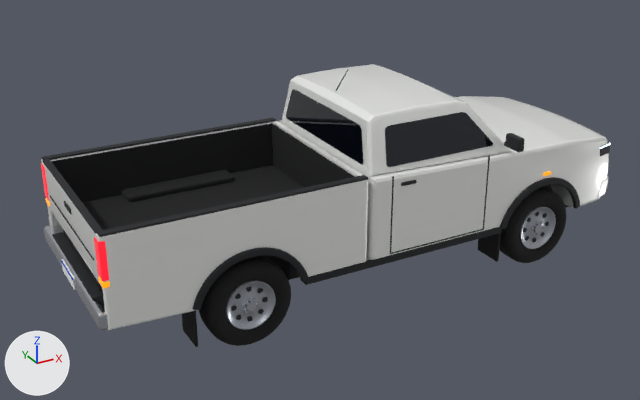
Before and after pictures for a commit that changed the glTF model public/models/hilux.glb.
Camera for both pictures: a 50 mm lens placed at (-4.12, -6.73, 4.14), pointed at (-0.4, 0.03, 0.76). The lights are fixed; the arrows at lower left show +X, +Y and +Z. The first picture is the older version. Where no turn or scale is listed for an object, it has been applied to the vertices. Vertices at exactly the same position are counted once.

The first picture shows 'aco', 'assoalho', 'borracha', 'cromado', 'forro', 'lanterna', 'pintura', 'plastico', 'vidro' and 2 more.
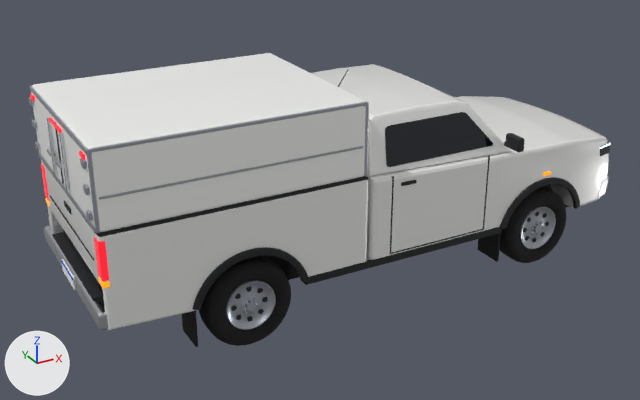
Where the newer file only moved an object's origin or applied its transform, the numbers keep the older frame.

Boxes [x1, y1, x2, y2] around the edits, measured in the pictures (640 x 400 px):
'bau', added
    after: [31, 53, 366, 232]
'plastico', reshaped
    before: [42, 118, 580, 322]
    after: [42, 122, 580, 322]
'aco', reshaped, moved, rescaled
    before: [225, 206, 556, 330]
    after: [29, 85, 556, 330]
'cromado', reshaped
    before: [44, 221, 544, 330]
    after: [44, 118, 544, 330]
'lanterna', reshaped (16% wider, 58% taller)
    before: [41, 163, 109, 281]
    after: [30, 94, 109, 281]
part 1 of me_mesh_3, added
    after: [55, 122, 64, 184]
part 2 of me_mesh_3, added
    after: [96, 176, 366, 236]
part 3 of me_mesh_7, added
    after: [59, 132, 69, 191]
part 4 of me_mesh_7, added
    after: [56, 160, 64, 169]
part 5 of me_mesh_7, added
    after: [47, 118, 57, 174]
part 6 of me_mesh_7, added
    after: [47, 148, 56, 156]
part 7 of me_mesh_10, added
    after: [29, 85, 369, 330]
part 8 of me_mesh_12, added
    after: [49, 117, 62, 133]
'forro', unchanged, covered by the edit
    before: [51, 123, 355, 260]
    after: [244, 256, 258, 260]

Patch to the scene script:
```diff
--- a/public/models/hilux.glb.py
+++ b/public/models/hilux.glb.py
@@ me_mesh_3 @@
-me_mesh_3.from_pydata(...)  # 5312 vertices, 10420 faces; spans x -2.66..2.66, y -1.07..1.07, z -0.63..0.63
+me_mesh_3.from_pydata(...)  # 5488 vertices, 10764 faces; spans x -2.66..2.66, y -1.07..1.07, z -0.63..1.08
+# me_mesh_3 part 1: a new loose piece, a box spanning x -2.6491..-2.641, y -0.0059..0.0059, z 0.5706..1.0835, in mat_plastico (black #1a1c20)
+# me_mesh_3 part 2: a new loose piece of 168 vertices spanning x -2.63..-0.35, y -0.9..0.9, z 0.48..0.51, in mat_plastico (black #1a1c20)
+# other edits to the shape of me_mesh_3 do not show in these pictures
 me_mesh_3.materials.append(mat_plastico)
@@ me_mesh_7 @@
-me_mesh_7.from_pydata(...)  # 746 vertices, 1360 faces; spans x -2.68..2.68, y -0.89..0.89, z -0.39..0.39
+me_mesh_7.from_pydata(...)  # 1418 vertices, 2688 faces; spans x -2.69..2.68, y -0.89..0.89, z -0.39..1.2
+# me_mesh_7 part 3: a new loose piece of 168 vertices spanning x -2.66..-2.63, y -0.21..-0.19, z 0.73..1.2, in mat_cromado (light grey #d5d9e0)
+# me_mesh_7 part 4: a new loose piece of 168 vertices spanning x -2.69..-2.64, y -0.21..-0.09, z 0.92..0.95, in mat_cromado (light grey #d5d9e0)
+# me_mesh_7 part 5: a new loose piece of 168 vertices spanning x -2.66..-2.63, y 0.19..0.21, z 0.73..1.2, in mat_cromado (light grey #d5d9e0)
+# me_mesh_7 part 6: a new loose piece of 168 vertices spanning x -2.69..-2.64, y 0.09..0.21, z 0.92..0.95, in mat_cromado (light grey #d5d9e0)
+# other edits to the shape of me_mesh_7 do not show in these pictures
 me_mesh_7.materials.append(mat_cromado)
@@ me_mesh_10 @@
 # used by ob_aco; parent = ob_toyota_hilux_cabine_simples; location = (0.0347, 0.0, 0.39); scale = (2.46, 2.46, 2.46)
-me_mesh_10.from_pydata(...)  # 1150 vertices, 2116 faces; spans x -1.0..1.0, y -0.36..0.36, z -0.09..0.09
+me_mesh_10.from_pydata(...)  # 3830 vertices, 7412 faces; spans x -1.0..1.0, y -0.34..0.34, z -0.35..0.35
+# me_mesh_10 part 7: 3152 vertices added at x -1.0..-0.12, y -0.34..0.34, z -0.35..0.35
+# other edits to the shape of me_mesh_10 do not show in these pictures
 me_mesh_10.materials.append(mat_aco)
@@ me_mesh_12 @@
-me_mesh_12.from_pydata(...)  # 336 vertices, 664 faces; spans x -0.03..0.03, y -0.9..0.9, z -0.16..0.16
+me_mesh_12.from_pydata(...)  # 840 vertices, 1660 faces; spans x -0.05..0.03, y -0.9..0.9, z -0.16..0.82
+# me_mesh_12 part 8: a new loose piece of 168 vertices spanning x -0.05..-0.03, y -0.17..0.17, z 0.77..0.8, in mat_lanterna (red #c1121f, glowing red #ff2135)
+# other edits to the shape of me_mesh_12 do not show in these pictures
 me_mesh_12.materials.append(mat_lanterna)
@@ ob_aco @@
 ob_aco.parent = ob_toyota_hilux_cabine_simples
-ob_aco.location = (0.0347, 0.0, 0.39)
-ob_aco.scale = (2.46, 2.46, 2.46)
+ob_aco.location = (-0.144, 0.0, 1.077)
+ob_aco.scale = (2.63, 2.63, 2.63)
@@ ob_bau @@
+ob_bau = bpy.data.objects.new('bau', me_mesh_13)  # 168 vertices, 332 faces; spans x -1.15..1.15, y -0.9..0.9, z -0.34..0.34; in mat_bau (white #f5f6f3)
+ob_bau.location = (-1.602, 0.0, 1.664)
```
